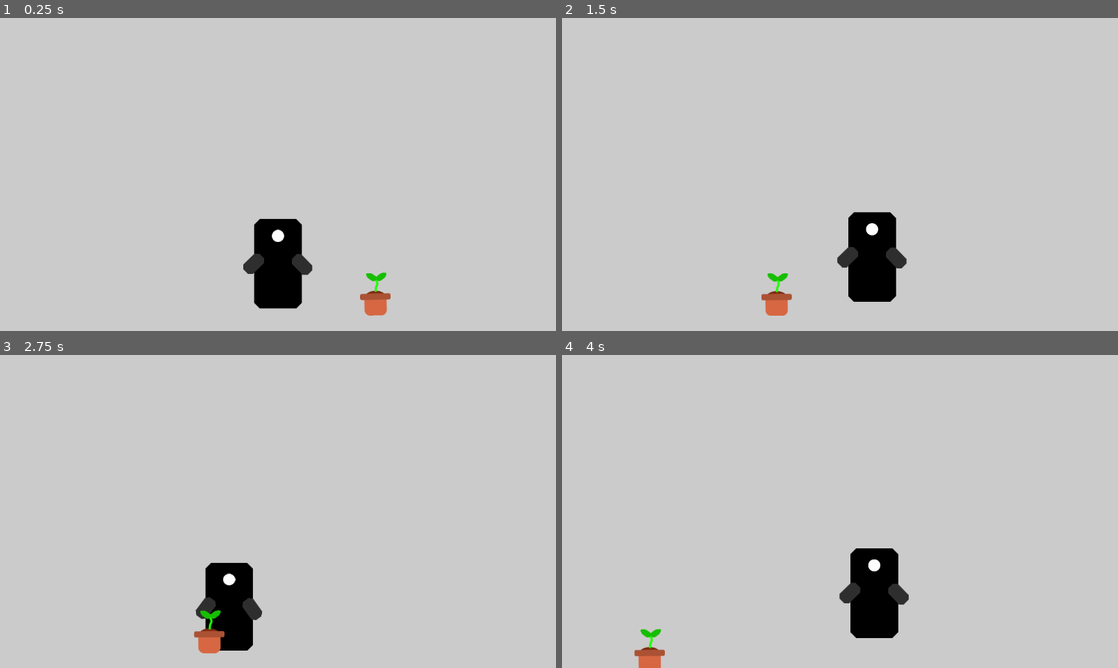
Above: before the commit, frames 1-4 (two rows, left to right).
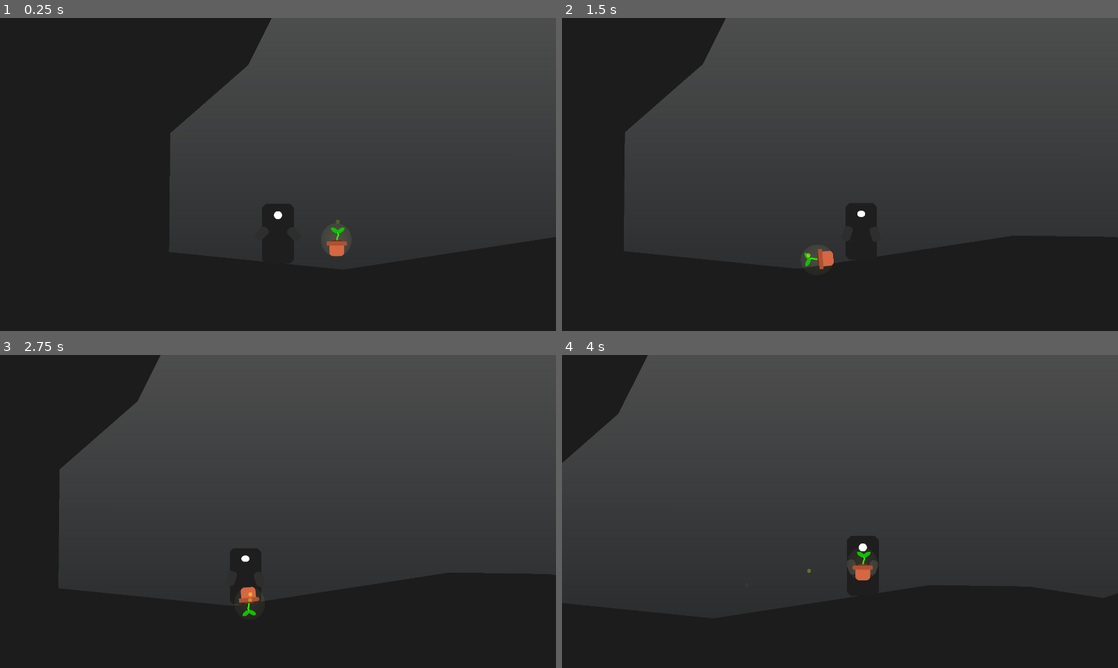
Above: after the commit, the same moments.

Repository: Cowa/A-drop-of-light
Game: Godot game, scene res://levels/LevelTest.tscn
The game is run twice, just before and just after one commit, with the same random seed, the same clock (stepped at 60 frames per second) and the same inputs.
Inputs:
- Up to frame 1 (0.25 s): no input
- Up to frame 2 (1.5 s): hold Right (ui_right) from 0.53 s (still down); tap Space (ui_select) at 0.77 s
- Up to frame 3 (2.75 s): tap Space (ui_select) at 1.52 s; release Right (ui_right) at 2.03 s; hold Left (ui_left) from 2.03 s (still down)
- Up to frame 4 (4 s): release Left (ui_left) at 2.78 s; hold Right (ui_right) from 2.78 s (still down); tap Space (ui_select) at 3.02, 3.77 s

The runs differ from the first frame. In frame 1, 100% of the frame differs, in the area x 0-100%, y 0-100%; in frame 2, 100%; in frame 3, 100%; in frame 4, 100%.

Commit message:
Progressing

Diff:
--- a/levels/LevelTest.tscn
+++ b/levels/LevelTest.tscn
@@ -1,20 +1,51 @@
-[gd_scene load_steps=3 format=2]
+[gd_scene load_steps=5 format=2]
 
 [ext_resource path="res://player/Player.tscn" type="PackedScene" id=1]
 [ext_resource path="res://plant/Plant.tscn" type="PackedScene" id=2]
+[ext_resource path="res://levels/sky2.png" type="Texture" id=3]
+[ext_resource path="res://levels/Structure.gd" type="Script" id=4]
 
-[node name="LevelTest" type="Node2D"]
+[node name="LevelTest" type="Node"]
+
+[node name="ParallaxBackground" type="ParallaxBackground" parent="."]
+layer = -1
+
+[node name="ParallaxLayer" type="ParallaxLayer" parent="ParallaxBackground"]
+motion_scale = Vector2( 0, 0 )
+
+[node name="Background" type="Sprite" parent="ParallaxBackground/ParallaxLayer"]
+modulate = Color( 0.345098, 0.345098, 0.345098, 1 )
+position = Vector2( 724, -861 )
+scale = Vector2( 126.16, 2.10517 )
+texture = ExtResource( 3 )
+offset = Vector2( 1.81803, 383.146 )
+flip_v = true
+region_enabled = true
+region_rect = Rect2( 0, 0, 50, 720 )
 
 [node name="StaticBody2D" type="StaticBody2D" parent="."]
 collision_layer = 2
 collision_mask = 0
 
-[node name="CollisionPolygon2D" type="CollisionPolygon2D" parent="StaticBody2D"]
-position = Vector2( 134, 712 )
-polygon = PoolVector2Array( -131, 221, -135, 363, 546, 367, 1784, 365, 1780, 195, 1524, 155, 1181, 150, 433, 265 )
+[node name="Structure" type="CollisionPolygon2D" parent="StaticBody2D"]
+position = Vector2( 132, 715 )
+polygon = PoolVector2Array( -168, 204, -164, -206, 105, -441, 207, -644, -864, -901, -1482, -466, -1510, 406, -79, 895, 1366, 1084, 2972, 635, 2736, -126, 1780, 195, 1524, 155, 1181, 150, 433, 265 )
+script = ExtResource( 4 )
+__meta__ = {
+"_edit_group_": true
+}
+
+[node name="Visual" type="Polygon2D" parent="StaticBody2D/Structure"]
+color = Color( 0.113725, 0.113725, 0.113725, 1 )
+polygon = PoolVector2Array( -168, 204, -164, -206, 105, -441, 207, -644, -864, -901, -1482, -466, -1510, 406, -79, 895, 1366, 1084, 2972, 635, 2736, -126, 1780, 195, 1524, 155, 1181, 150, 433, 265 )
+__meta__ = {
+"_edit_lock_": true
+}
 
 [node name="Player" parent="." instance=ExtResource( 1 )]
 position = Vector2( 340, 844 )
 
 [node name="Plant" parent="." instance=ExtResource( 2 )]
-position = Vector2( 565, 926 )
+position = Vector2( 543, 826 )
+
+[node name="Node" type="Node" parent="."]
--- /dev/null
+++ b/levels/Structure.gd
@@ -0,0 +1,18 @@
+tool
+extends CollisionPolygon2D
+
+
+# Declare member variables here. Examples:
+# var a = 2
+# var b = "text"
+
+
+# Called when the node enters the scene tree for the first time.
+func _ready():
+	$Visual.polygon = polygon
+	pass # Replace with function body.
+
+
+# Called every frame. 'delta' is the elapsed time since the previous frame.
+#func _process(delta):
+#	pass
--- /dev/null
+++ b/plant/Plant.gd
@@ -0,0 +1,9 @@
+extends RigidBody2D
+
+
+func _ready():
+	pass # Replace with function body.
+
+
+func pickup():
+	pass
--- a/plant/Plant.tscn
+++ b/plant/Plant.tscn
@@ -1,6 +1,13 @@
-[gd_scene load_steps=4 format=2]
+[gd_scene load_steps=8 format=2]
 
 [ext_resource path="res://plant/plant.png" type="Texture" id=1]
+[ext_resource path="res://plant/Plant.gd" type="Script" id=2]
+[ext_resource path="res://plant/firefly-light.png" type="Texture" id=3]
+[ext_resource path="res://player/eye_player.png" type="Texture" id=4]
+
+[sub_resource type="Gradient" id=3]
+offsets = PoolRealArray( 0, 0.63245, 1 )
+colors = PoolColorArray( 0.882353, 0.87451, 0.258824, 0.14902, 0.933333, 0.92549, 0.568627, 0.584314, 1, 1, 1, 0 )
 
 [sub_resource type="CapsuleShape2D" id=1]
 radius = 20.0
@@ -14,9 +21,23 @@
 collision_layer = 4
 collision_mask = 2
 mass = 20.0
+script = ExtResource( 2 )
 
 [node name="Sprite" type="Sprite" parent="."]
+light_mask = 2
 texture = ExtResource( 1 )
+
+[node name="Particles2D" type="CPUParticles2D" parent="."]
+modulate = Color( 0.74902, 0.729412, 0.235294, 1 )
+position = Vector2( 2, -7 )
+amount = 2
+local_coords = false
+texture = ExtResource( 4 )
+emission_shape = 1
+emission_sphere_radius = 10.0
+gravity = Vector2( 0, -100 )
+scale_amount = 0.5
+color_ramp = SubResource( 3 )
 
 [node name="PhysicsCollision" type="CollisionShape2D" parent="."]
 visible = false
@@ -31,3 +52,10 @@
 [node name="Shape" type="CollisionShape2D" parent="PickupShape"]
 position = Vector2( 0, 2 )
 shape = SubResource( 2 )
+
+[node name="Light" type="Light2D" parent="."]
+position = Vector2( -1.5, -7.00002 )
+scale = Vector2( 0.4375, 0.475 )
+texture = ExtResource( 3 )
+color = Color( 0.670588, 0.647059, 0.376471, 1 )
+range_layer_min = -1
--- a/player/Player.tscn
+++ b/player/Player.tscn
@@ -1,10 +1,11 @@
-[gd_scene load_steps=10 format=2]
+[gd_scene load_steps=11 format=2]
 
 [ext_resource path="res://player/body_player.png" type="Texture" id=1]
 [ext_resource path="res://player/arm_player.png" type="Texture" id=2]
 [ext_resource path="res://player/eye_player.png" type="Texture" id=3]
 [ext_resource path="res://player/Player.gd" type="Script" id=4]
 [ext_resource path="res://plant/Plant.tscn" type="PackedScene" id=5]
+[ext_resource path="res://plant/firefly-light.png" type="Texture" id=6]
 
 [sub_resource type="CapsuleShape2D" id=1]
 radius = 48.0
@@ -294,5 +295,13 @@
 [node name="AnimationPlayer" type="AnimationPlayer" parent="."]
 anims/flower_detected = SubResource( 3 )
 anims/flower_picking = SubResource( 4 )
+
+[node name="Light2D" type="Light2D" parent="."]
+texture = ExtResource( 6 )
+texture_scale = 0.01
+color = Color( 0, 0, 0, 1 )
+energy = 0.0
+mode = 1
+range_layer_min = -1
 [connection signal="body_entered" from="Detection" to="." method="_on_Detection_body_entered"]
 [connection signal="body_exited" from="Detection" to="." method="_on_Detection_body_exited"]
--- a/project.godot
+++ b/project.godot
@@ -25,6 +25,8 @@
 window/size/test_width=1280
 window/size/test_height=720
 window/dpi/allow_hidpi=true
+window/stretch/mode="viewport"
+window/stretch/aspect="keep"
 
 [layer_names]
 
@@ -39,5 +41,4 @@
 
 [rendering]
 
-environment/default_clear_color=Color( 0.8, 0.8, 0.8, 1 )
 environment/default_environment="res://default_env.tres"
Binary file added: levels/sky2.png
Not shown, added: levels/sky2.png.import
Binary file added: plant/firefly-light.png
Not shown, added: plant/firefly-light.png.import
Binary file changed: player/body_player.png
